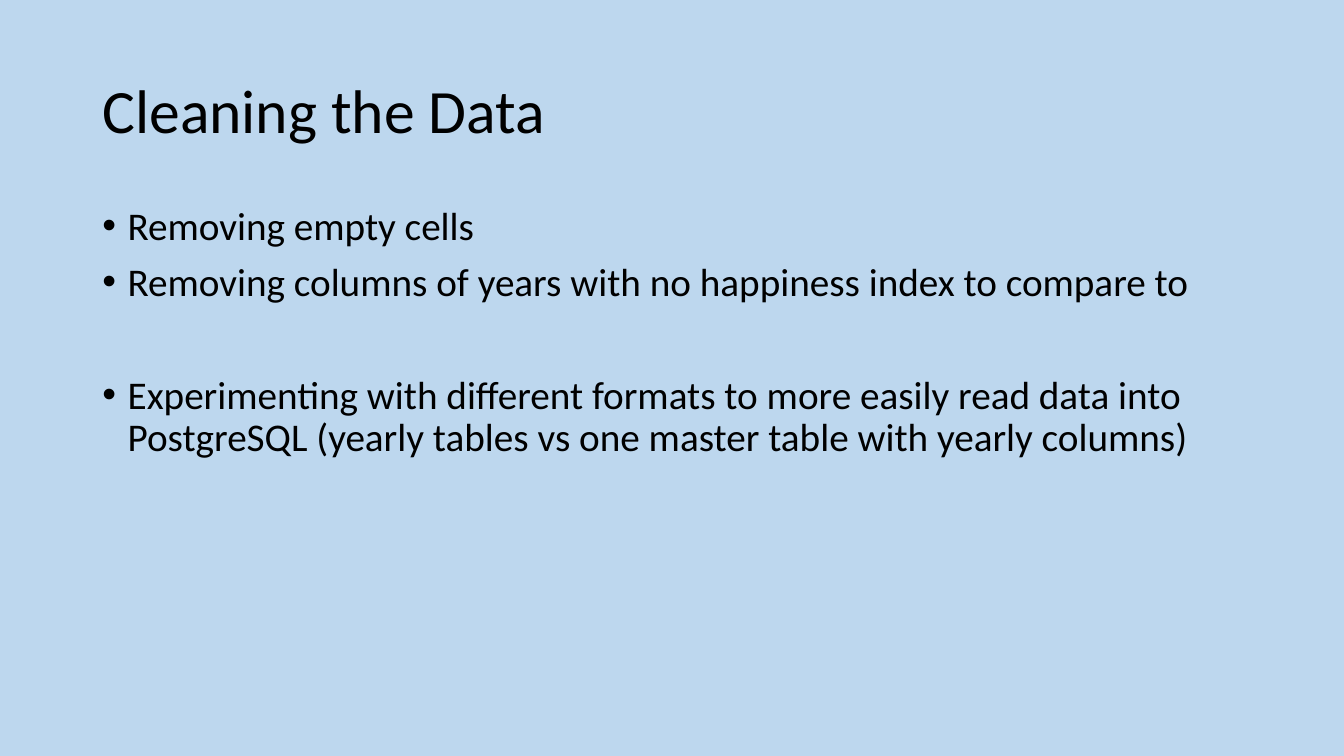
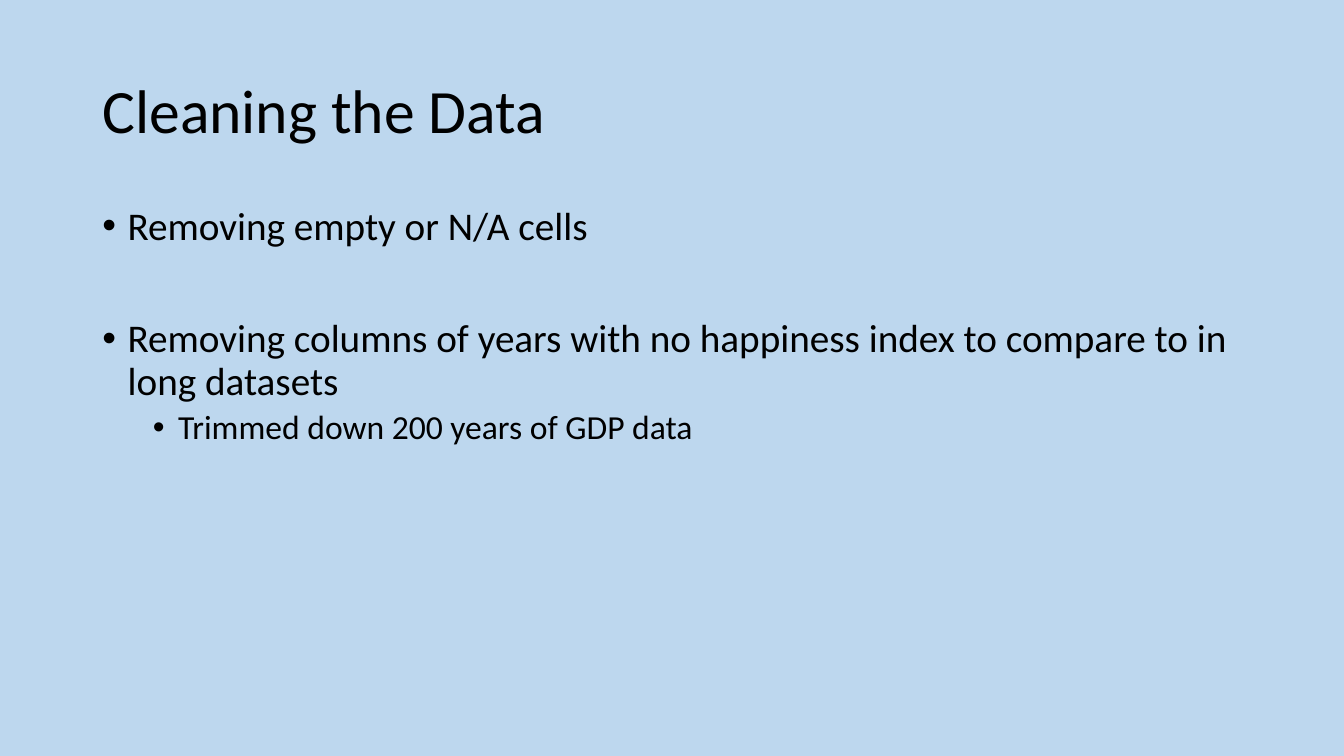
Before and after one commit to Ashlander0/Happiness-Comparison, a slide deck: slide 3 of WHI_Presentation.pptx. Drawn at 1344x756 pixels with LibreOffice and Linux fonts; fonts in the diff are those of the drawing. Boxes give left, top, right and bottom in pixels: in the first picture for what was removed or moved away, otherwise in the second. Text is boxed around its words. In the diff, an @@ line names an element or a change of style, - is before the commit and + after.

Commit message:
finished ppt

```diff
--- a/WHI_Presentation.pptx
+++ b/WHI_Presentation.pptx
@@ text at [128, 212, 1227, 445]: text changed @@
-• Removing empty cells
-• Removing columns of years with no happiness index to compare to
-• Experimenting with different formats to more easily read data into PostgreSQL (yearly tables vs one master table with yearly columns)
+• Removing empty or N/A cells
+• Removing columns of years with no happiness index to compare to in long datasets
+  • Trimmed down 200 years of GDP data
```
Also in this commit, not shown: 3 other slides changed, 3 slides added.
